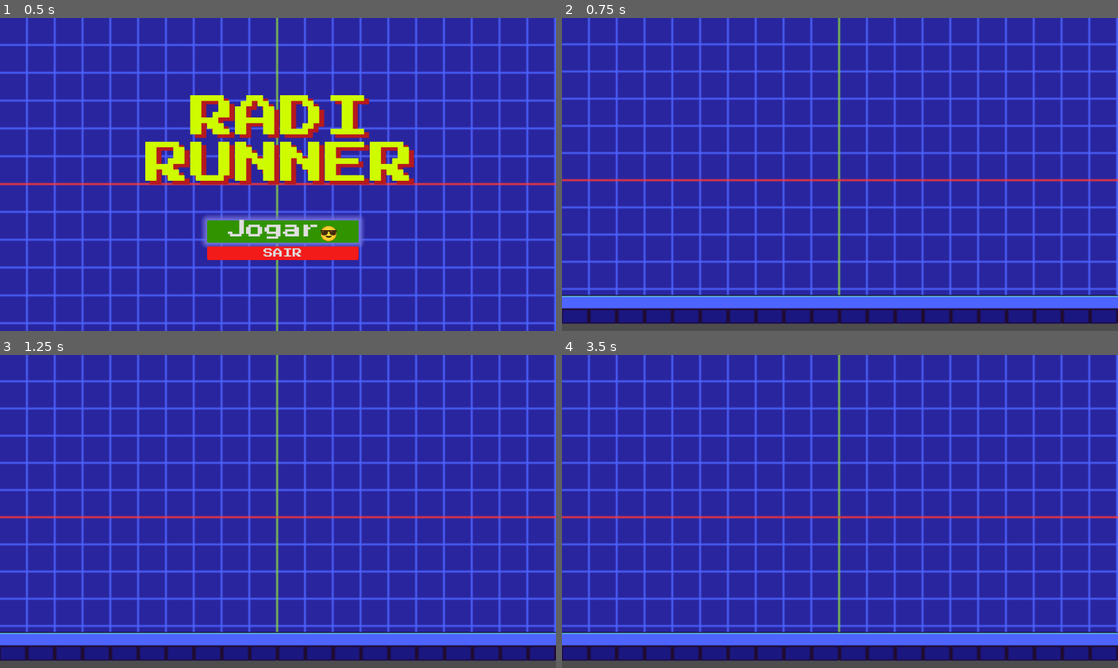
Above: before the commit, frames 1-4 (two rows, left to right).
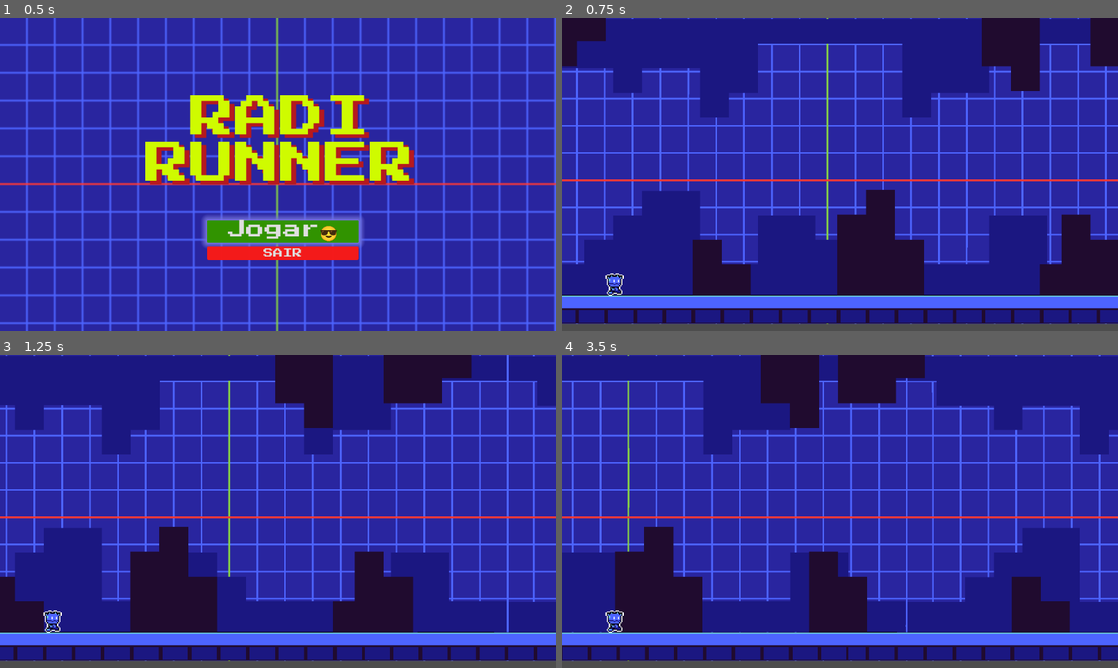
Above: after the commit, the same moments.

Repository: radielradio/novo-projeto-de-jogo
Game: Godot game, scene res://cenas/Menu.tscn
Two runs of this game, one before a commit and one after it. Both use one fixed random seed, a clock stepped at 60 frames per second and the inputs below.
Inputs:
- Up to frame 1 (0.5 s): no input
- Up to frame 2 (0.75 s): click "Jogar😎" at 0.5 s
- Up to frame 3 (1.25 s): no input
- Up to frame 4 (3.5 s): no input

Frame 1 is identical in both runs. In frame 2, 49% of the frame differs, in the area x 0-100%, y 0-98%; in frame 3, 47%; in frame 4, 48%.

Commit message:
Adição do personagem/cenário e movimento parallax

Diff:
--- a/cenas/Jogo.tscn
+++ b/cenas/Jogo.tscn
@@ -1,38 +1,141 @@
 [gd_scene format=3 uid="uid://bqp0hrxloie2a"]
 
+[ext_resource type="Script" uid="uid://ce3ne4xcy63av" path="res://cenas/jogo.gd" id="1_bs2oa"]
 [ext_resource type="Texture2D" uid="uid://b0vs43auv3xaf" path="res://Assets Godot Runner/background.png" id="1_yn7rx"]
 [ext_resource type="Texture2D" uid="uid://cvilvpgfiwthw" path="res://Assets Godot Runner/foreground.png" id="2_m1msy"]
+[ext_resource type="Texture2D" uid="uid://drotnmhrvx2gg" path="res://Assets Godot Runner/middleground2.png" id="4_ex3y1"]
+[ext_resource type="Texture2D" uid="uid://dsvikmiwfschv" path="res://Assets Godot Runner/middleground1.png" id="5_3cynk"]
+[ext_resource type="Texture2D" uid="uid://brl14blirtfsw" path="res://Assets Godot Runner/player.png" id="6_4budo"]
+[ext_resource type="Script" uid="uid://cc04math047r8" path="res://cenas/jogador.gd" id="6_thifo"]
 
 [sub_resource type="RectangleShape2D" id="RectangleShape2D_bs2oa"]
-size = Vector2(2302, 59)
+size = Vector2(2387, 59)
+
+[sub_resource type="RectangleShape2D" id="RectangleShape2D_53b4e"]
+size = Vector2(52.5, 52.5)
+
+[sub_resource type="AtlasTexture" id="AtlasTexture_thifo"]
+atlas = ExtResource("6_4budo")
+region = Rect2(0, 0, 48, 48)
+
+[sub_resource type="AtlasTexture" id="AtlasTexture_0b3n2"]
+atlas = ExtResource("6_4budo")
+region = Rect2(48, 0, 48, 48)
+
+[sub_resource type="AtlasTexture" id="AtlasTexture_2yyff"]
+atlas = ExtResource("6_4budo")
+region = Rect2(96, 0, 48, 48)
+
+[sub_resource type="AtlasTexture" id="AtlasTexture_kofog"]
+atlas = ExtResource("6_4budo")
+region = Rect2(144, 0, 48, 48)
+
+[sub_resource type="AtlasTexture" id="AtlasTexture_24uh2"]
+atlas = ExtResource("6_4budo")
+region = Rect2(192, 0, 48, 48)
+
+[sub_resource type="AtlasTexture" id="AtlasTexture_726eq"]
+atlas = ExtResource("6_4budo")
+region = Rect2(240, 0, 48, 48)
+
+[sub_resource type="SpriteFrames" id="SpriteFrames_53b4e"]
+animations = [{
+"frames": [{
+"duration": 1.0,
+"texture": SubResource("AtlasTexture_thifo")
+}, {
+"duration": 1.0,
+"texture": SubResource("AtlasTexture_0b3n2")
+}, {
+"duration": 1.0,
+"texture": SubResource("AtlasTexture_2yyff")
+}, {
+"duration": 1.0,
+"texture": SubResource("AtlasTexture_kofog")
+}, {
+"duration": 1.0,
+"texture": SubResource("AtlasTexture_24uh2")
+}, {
+"duration": 1.0,
+"texture": SubResource("AtlasTexture_726eq")
+}],
+"loop": 1,
+"name": &"correr",
+"speed": 11.0
+}]
 
 [node name="Jogo" type="Node2D" unique_id=201420371]
+script = ExtResource("1_bs2oa")
 
 [node name="Fundo" type="Sprite2D" parent="." unique_id=230304610]
+texture_filter = 1
+position = Vector2(1150, 0)
 scale = Vector2(3.6, 3.516667)
 texture = ExtResource("1_yn7rx")
 centered = false
 
 [node name="Fundo2" type="Sprite2D" parent="." unique_id=83105743]
-position = Vector2(1152, 0)
-scale = Vector2(3.59375, 3.5166667)
+texture_filter = 1
+position = Vector2(1.4551915e-11, 0)
+scale = Vector2(3.60625, 3.5166667)
 texture = ExtResource("1_yn7rx")
 centered = false
 
 [node name="Chao" type="Sprite2D" parent="." unique_id=1370454923]
-position = Vector2(-2, 544)
-scale = Vector2(3.6062496, 1.8437499)
+texture_filter = 1
+position = Vector2(-49, 544)
+scale = Vector2(3.7593746, 1.8437499)
 texture = ExtResource("2_m1msy")
 centered = false
 
 [node name="Chao2" type="Sprite2D" parent="." unique_id=28219440]
+texture_filter = 1
 position = Vector2(1152, 544.00006)
-scale = Vector2(3.59375, 1.8437487)
+scale = Vector2(3.721875, 1.8437487)
 texture = ExtResource("2_m1msy")
 centered = false
+
+[node name="MeioAzul" type="Sprite2D" parent="." unique_id=1392709481]
+texture_filter = 1
+position = Vector2(550.5, 288)
+scale = Vector2(3.7468748, 3.1722224)
+texture = ExtResource("4_ex3y1")
+
+[node name="MeioAzul2" type="Sprite2D" parent="." unique_id=1907159503]
+texture_filter = 1
+position = Vector2(1748.5, 288.5)
+scale = Vector2(3.7156255, 3.172222)
+texture = ExtResource("4_ex3y1")
+
+[node name="MeioPreto" type="Sprite2D" parent="." unique_id=519575616]
+texture_filter = 1
+position = Vector2(550.5, 285.49997)
+scale = Vector2(3.7468748, 3.205555)
+texture = ExtResource("5_3cynk")
+
+[node name="MeioPreto2" type="Sprite2D" parent="." unique_id=1794386204]
+texture_filter = 1
+position = Vector2(1739, 285.49997)
+scale = Vector2(3.775, 3.2055552)
+texture = ExtResource("5_3cynk")
 
 [node name="ChaoFisico" type="StaticBody2D" parent="." unique_id=1299358651]
 
 [node name="CorpoChao" type="CollisionShape2D" parent="ChaoFisico" unique_id=503751505]
-position = Vector2(1152, 603.5)
+position = Vector2(1153.5, 602)
 shape = SubResource("RectangleShape2D_bs2oa")
+
+[node name="Jogador" type="CharacterBody2D" parent="." unique_id=337743899]
+script = ExtResource("6_thifo")
+
+[node name="Corpo" type="CollisionShape2D" parent="Jogador" unique_id=719737368]
+position = Vector2(108.75, 545.25)
+shape = SubResource("RectangleShape2D_53b4e")
+
+[node name="Imagem" type="AnimatedSprite2D" parent="Jogador" unique_id=1378865667]
+texture_filter = 1
+position = Vector2(109.00001, 560)
+scale = Vector2(2.3541667, 2.2083328)
+sprite_frames = SubResource("SpriteFrames_53b4e")
+animation = &"correr"
+frame_progress = 0.81380284
--- /dev/null
+++ b/cenas/jogador.gd
@@ -0,0 +1 @@
+extends CharacterBody2D
--- /dev/null
+++ b/cenas/jogo.gd
@@ -0,0 +1,35 @@
+extends Node2D
+
+@export var velocidade: int
+func _ready() -> void:
+	velocidade = 300
+
+func _process(delta: float) -> void:
+
+	$Fundo.position.x -= velocidade*delta*0.5
+	$Fundo2.position.x -= velocidade*delta*0.5
+	if $Fundo.position.x < -1152:
+		$Fundo.position.x = 1152
+	if $Fundo2.position.x < -1152:
+		$Fundo2.position.x = 1152
+
+	$Chao.position.x -= velocidade*delta*2
+	$Chao2.position.x -= velocidade*delta*2
+	if $Chao.position.x < -1152:
+		$Chao.position.x = 1152
+	if $Chao2.position.x < -1152:
+		$Chao2.position.x = 1152
+
+	$MeioAzul.position.x -= velocidade*delta*0.5
+	$MeioAzul2.position.x -= velocidade*delta*0.5
+	if $MeioAzul.position.x < -1152:
+		$MeioAzul.position.x = 1152
+	if $MeioAzul2.position.x < -1152:
+		$MeioAzul2.position.x = 1152
+
+	$MeioPreto.position.x -= velocidade*delta*2
+	$MeioPreto2.position.x -= velocidade*delta*2
+	if $MeioPreto.position.x < -1152:
+		$MeioPreto.position.x = 1152
+	if $MeioPreto2.position.x < -1152:
+		$MeioPreto2.position.x = 1152
--- a/project.godot
+++ b/project.godot
@@ -12,7 +12,7 @@
 
 config/name="Novo Projeto de Jogo"
 run/main_scene="uid://cd3c4sr8qfy57"
-config/features=PackedStringArray("4.6", "Mobile")
+config/features=PackedStringArray("4.7", "Mobile")
 config/icon="res://icon.svg"
 
 [display]
Not shown, added: cenas/jogador.gd.uid
Not shown, added: cenas/jogo.gd.uid
